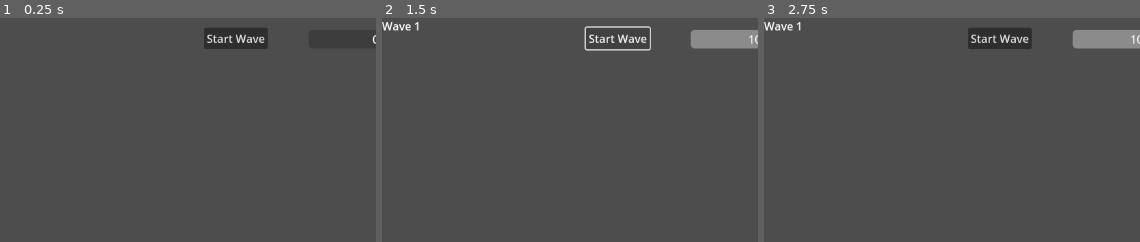
Above: before the commit, frames 1-3 (left to right).
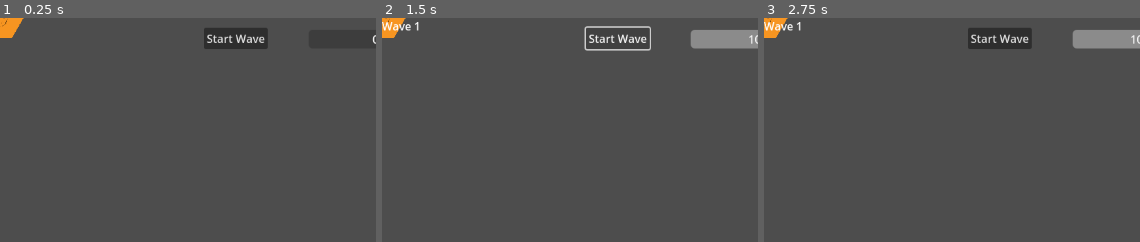
Above: after the commit, the same moments.

Repository: mitchfields/Bee_game_repo3
Game: Godot game, scene res://scenes/World.tscn
Same seed, same stepped clock (60 frames per second), same inputs: the game is played once before the commit and once after it. The engine's default icon, where the game draws it, is replaced by a stand-in: a white triangle on a blue panel in a dark square.
Inputs:
- Up to frame 1 (0.25 s): no input
- Up to frame 2 (1.5 s): click "Start Wave" at 0.5 s; click "Start Wave" at 1.25 s
- Up to frame 3 (2.75 s): click "Reroll ($2)" at 2 s
The pictures show only the part of the screen within x 0-50%, y 0-50%; the shares and areas given below are measured in that part.

The runs differ from the first frame. In frame 1, 0.4% of the frame differs, in the area x 0-7%, y 0-9%; in frame 2, 0.4%; in frame 3, 0.4%.
Error before the commit: Parse Error: Used tab character for indentation instead of space as used before in the file. (res://scripts/world.gd:24)
Error after the commit: Invalid access to property or key 'axial_coords' on a base object of type 'Node2D (Queen.gd)'. (res://scripts/GridManager.gd:6)

Commit message:
world.gd and queen fix
fixin gworl dnad queen

Diff:
--- a/scripts/Queen.gd
+++ b/scripts/Queen.gd
@@ -6,7 +6,7 @@
 
 func _ready() -> void:
 	hp = max_health
-	# Assumes you have a TextureProgress named “HealthBar” as a direct child
+	# assumes you have a TextureProgress child named "HealthBar"
 	$HealthBar.max_value = max_health
 	$HealthBar.value     = hp
 
--- a/scripts/world.gd
+++ b/scripts/world.gd
@@ -5,32 +5,29 @@
 @export var hex_tile_scene : PackedScene
 @export var hex_size       : float       = 50.0
 
-# Offset that represents the center of the hex grid in screen
-# coordinates.  It is initialised in `_ready()` using the
-# viewport size so that axial (0,0) aligns with the screen
-# centre.
-var grid_origin: Vector2 = Vector2.ZERO
+var _dragging_preview : Node2D     = null
+var _dragging_scene   : PackedScene = null
 
-var _dragging_preview: Node2D     = null
-var _dragging_scene  : PackedScene = null
+@onready var camera     : Camera2D    = $Camera2D
 
 func _ready() -> void:
-        # Determine the centre of the viewport so that the grid
-        # origin aligns with the middle of the screen.
-        grid_origin = get_viewport().get_visible_rect().size * 0.5
-        # Spawn the Queen into the centre hex
-        _spawn_queen()
+	# 1) spawn the Queen at the center hex
+	var queen = _spawn_queen()
+	# 2) make this camera current & focus on her
+	if queen:
+		camera.current = true
+		camera.global_position = queen.position
 
-func _spawn_queen() -> void:
+func _spawn_queen() -> Node2D:
 	if queen_scene == null:
 		push_error("World.gd: queen_scene not assigned!")
-		return
+		return null
 	var queen = queen_scene.instantiate() as Node2D
-	# Place on the (0,0) hex cell:
+	# snap to axial (0,0)
 	queen.position = axial_to_world(Vector2.ZERO)
 	add_child(queen)
-	# (Optional) register with GridManager if you want it in the grid:
-	# GridManager.register_tile(queen)
+	GridManager.register_tile(queen)
+	return queen
 
 func start_drag(scene_to_spawn: PackedScene) -> void:
 	if _dragging_preview:
@@ -38,8 +35,8 @@
 	_dragging_scene   = scene_to_spawn
 	_dragging_preview = scene_to_spawn.instantiate() as Node2D
 	add_child(_dragging_preview)
-	_dragging_preview.modulate = Color(1, 1, 1, 0.6)
-	_dragging_preview.scale    = Vector2(0.8, 0.8)
+	_dragging_preview.modulate = Color(1,1,1,0.6)
+	_dragging_preview.scale    = Vector2(0.8,0.8)
 	_dragging_preview.z_index  = 999
 
 func _input(event: InputEvent) -> void:
@@ -94,20 +91,13 @@
 	return Vector3(rx, ry, rz)
 
 func world_to_axial(world: Vector2) -> Vector2:
-        # Convert from world coordinates (screen space) into axial
-        # coordinates.  `grid_origin` is subtracted so that the
-        # centre of the screen maps to axial (0,0).
-        world -= grid_origin
-        var q = (2.0 / 3.0 * world.x) / hex_size
-        var r = ((-1.0 / 3.0 * world.x) + (sqrt(3) / 3.0 * world.y)) / hex_size
+	var q = (2.0/3.0 * world.x) / hex_size
+	var r = ((-1.0/3.0 * world.x) + (sqrt(3)/3.0 * world.y)) / hex_size
 	var cube    = axial_to_cube(Vector2(q, r))
 	var rounded = cube_round(cube)
 	return cube_to_axial(rounded)
 
 func axial_to_world(axial: Vector2) -> Vector2:
-        # Convert axial coordinates back into world space, then
-        # apply `grid_origin` so that (0,0) appears in the screen
-        # centre.
-        var x = hex_size * 1.5 * axial.x
-        var y = hex_size * sqrt(3) * (axial.y + axial.x * 0.5)
-        return Vector2(x, y) + grid_origin
+	var x = hex_size * 1.5 * axial.x
+	var y = hex_size * sqrt(3) * (axial.y + axial.x * 0.5)
+	return Vector2(x, y)
